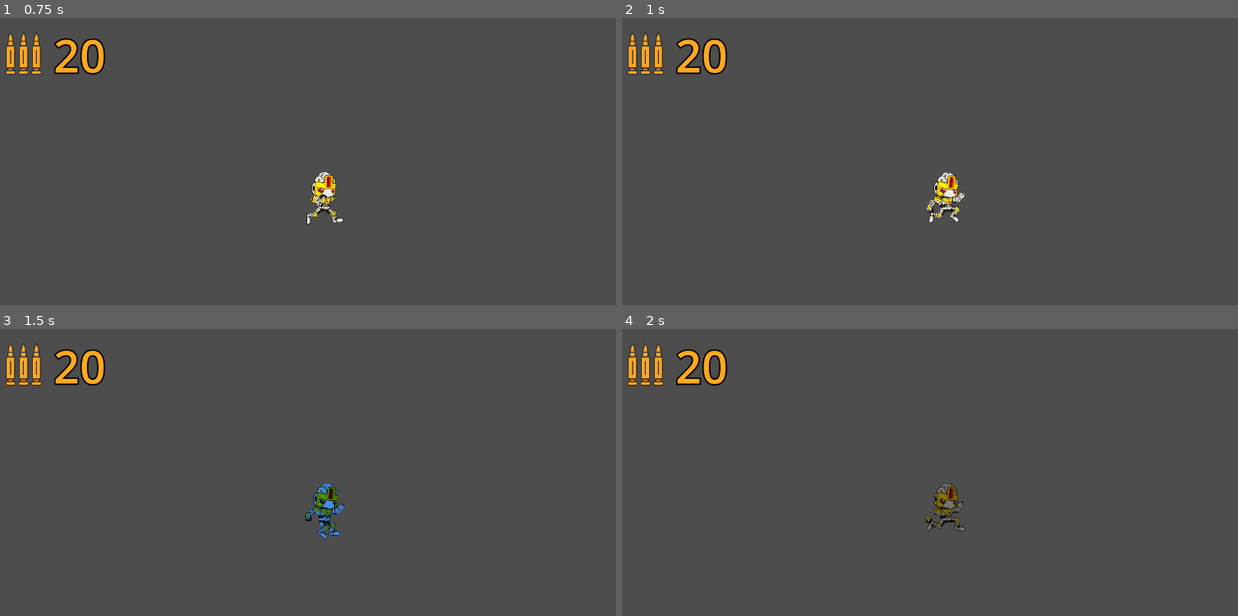
Above: before the commit, frames 1-4 (two rows, left to right).
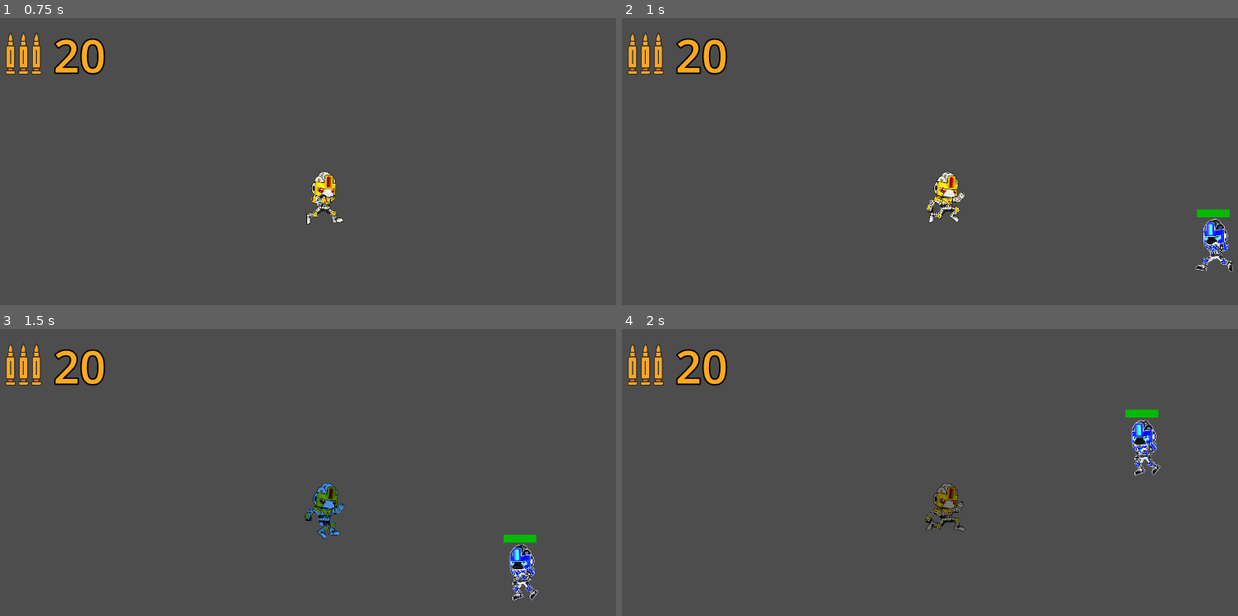
Above: after the commit, the same moments.

Repository: Jonny-J2010/Game-jam
Game: Godot game, scene res://scenes/level.tscn
Same seed, same stepped clock (60 frames per second), same inputs: the game is played once before the commit and once after it.
Inputs (mouse positions are in pixels of both pictures, inside the frame that each line leads up to):
- Up to frame 1 (0.75 s): move the mouse to (468, 184) at 0.52 s; hold Right (go_right) from 0.53 s (still down); tap Z (melee) at 0.6 s
- Up to frame 2 (1 s): keep holding Right (go_right); tap Up (jump) at 0.77 s
- Up to frame 3 (1.5 s): keep holding Right (go_right); move the mouse to (190, 532) at 1.27 s; tap Q (parry) at 1.35 s
- Up to frame 4 (2 s): keep holding Right (go_right); tap Up (jump) at 1.52 s

Frame 1 is identical in both runs. In frame 2, 0.7% of the frame differs, in the area x 93-100%, y 66-89%; in frame 3, 0.7%; in frame 4, 0.7%, in the area x 81-88%, y 28-52%.

Commit message:
added  stuff

Diff:
--- a/project.godot
+++ b/project.godot
@@ -17,7 +17,6 @@
 config/name="Game Jam"
 run/main_scene="uid://bxddxeek6u5kl"
 config/features=PackedStringArray("4.6", "Forward Plus")
-config/icon="res://icon.svg"
 
 [input]
 
--- a/scenes/level.tscn
+++ b/scenes/level.tscn
@@ -1,13 +1,17 @@
 [gd_scene format=3 uid="uid://bxddxeek6u5kl"]
 
 [ext_resource type="PackedScene" uid="uid://k2xxa4jntvvd" path="res://scenes/player.tscn" id="1_2q6dc"]
+[ext_resource type="PackedScene" uid="uid://bwal5mk4oenyg" path="res://scenes/enemy.tscn" id="2_w7c3h"]
 
 [sub_resource type="RectangleShape2D" id="RectangleShape2D_2q6dc"]
 size = Vector2(690, 91)
 
+[sub_resource type="RectangleShape2D" id="RectangleShape2D_w7c3h"]
+size = Vector2(607, 20)
+
 [node name="Node2D" type="Node2D" unique_id=432000940]
 
-[node name="CharacterBody2D" parent="." unique_id=1306767414 instance=ExtResource("1_2q6dc")]
+[node name="CharacterBody2D" parent="." unique_id=1306767414 groups=["player"] instance=ExtResource("1_2q6dc")]
 position = Vector2(-7, 9)
 
 [node name="StaticBody2D" type="StaticBody2D" parent="." unique_id=1996758403]
@@ -15,3 +19,11 @@
 
 [node name="CollisionShape2D" type="CollisionShape2D" parent="StaticBody2D" unique_id=1687232433]
 shape = SubResource("RectangleShape2D_2q6dc")
+
+[node name="CollisionShape2D2" type="CollisionShape2D" parent="StaticBody2D" unique_id=144563633]
+position = Vector2(828, -42)
+shape = SubResource("RectangleShape2D_w7c3h")
+
+[node name="CharacterBody2D" parent="StaticBody2D" unique_id=1688573677 node_paths=PackedStringArray("player") groups=["enemy"] instance=ExtResource("2_w7c3h")]
+position = Vector2(769, -199)
+player = NodePath("../../CharacterBody2D")
